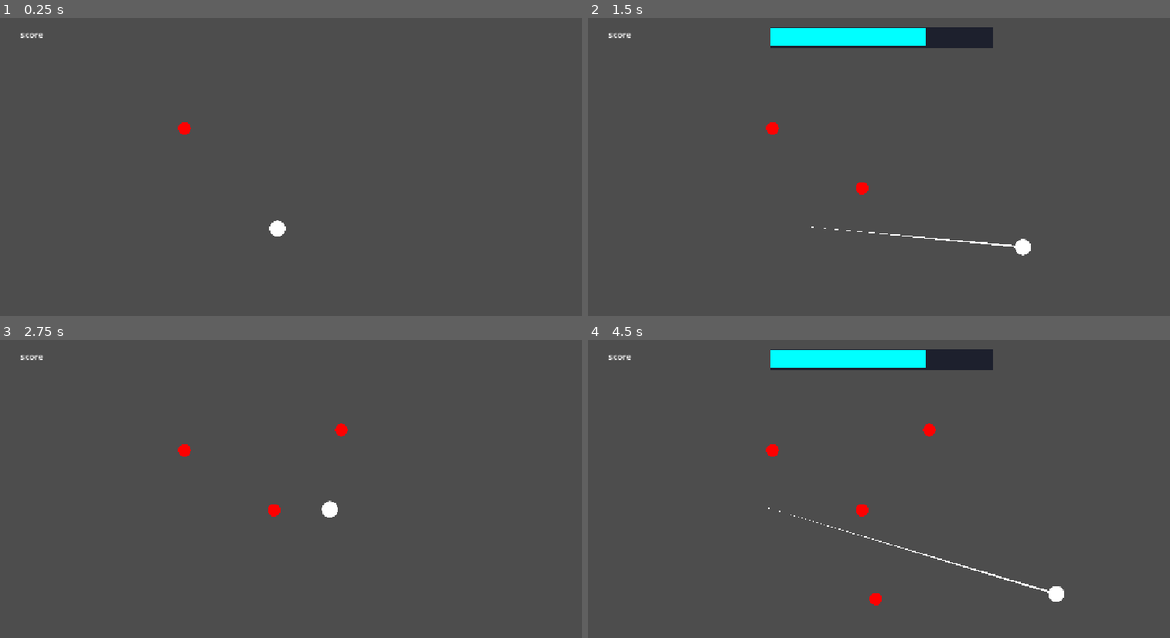
Above: before the commit, frames 1-4 (two rows, left to right).
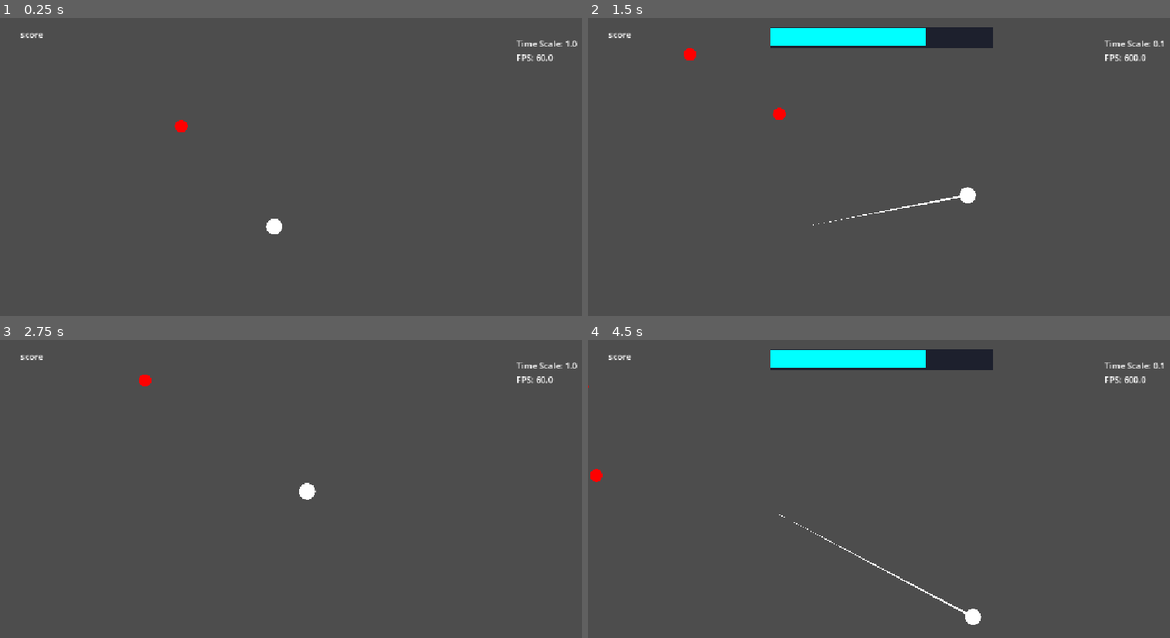
Above: after the commit, the same moments.

Repository: codecooker1/Dash-
Game: Godot game, scene res://Base.tscn
Same seed, same stepped clock (60 frames per second), same inputs: the game is played once before the commit and once after it.
Inputs (mouse positions are in pixels of both pictures, inside the frame that each line leads up to):
- Up to frame 1 (0.25 s): no input
- Up to frame 2 (1.5 s): tap Enter at 0.5 s; move the mouse to (1030, 172) at 0.52 s; hold Right 0.53-1.25 s; click (1030, 172) at 0.6 s; drag from (774, 208) to (867, 262) at 1.27 s
- Up to frame 3 (2.75 s): move the mouse to (372, 438) at 2.02 s; hold Right from 2.03 s (still down); tap Alt at 2.1 s; click (372, 438) at 2.3 s
- Up to frame 4 (4.5 s): release Right at 2.75 s; drag from (867, 584) to (931, 429) at 2.77 s; move the mouse to (1082, 566) at 3.52 s; hold Left 3.53-4.25 s; click (1082, 566) at 3.6 s; drag from (710, 462) to (873, 599) at 4.27 s

The runs differ from the first frame. In frame 1, 0.3% of the frame differs, in the area x 30-100%, y 7-74%; in frame 2, 1.0%; in frame 3, 0.7%; in frame 4, 1.1%, in the area x 0-99%, y 7-96%.

Commit message:
basic movement

Diff:
--- a/Base.tscn
+++ b/Base.tscn
@@ -7,13 +7,18 @@
 
 [node name="Node2D" type="Node2D" unique_id=2000992828]
 
-[node name="Player" parent="." unique_id=1071272582 instance=ExtResource("1_nfj5t")]
+[node name="Player" parent="." unique_id=1071272582 groups=["player"] instance=ExtResource("1_nfj5t")]
 position = Vector2(525, 369)
 
-[node name="Camera2D" type="Camera2D" parent="." unique_id=2094122502]
-position = Vector2(584, 333)
+[node name="Camera2D" type="Camera2D" parent="Player" unique_id=2094122502]
+position = Vector2(59, -36)
+position_smoothing_enabled = true
+drag_horizontal_enabled = true
+drag_vertical_enabled = true
+drag_horizontal_offset = 0.07
+drag_vertical_offset = 0.07
 
-[node name="Node2D" type="Node2D" parent="Camera2D" unique_id=502946458]
+[node name="Node2D" type="Node2D" parent="Player/Camera2D" unique_id=502946458]
 script = ExtResource("2_b56jl")
 enemy_scene = ExtResource("3_i812h")
 
@@ -40,3 +45,15 @@
 offset_right = 754.0
 offset_bottom = 52.0
 color = Color(0.8376483, 0.34595037, 0.6692122, 1)
+
+[node name="Debug" type="Label" parent="UI" unique_id=533274316]
+anchors_preset = -1
+anchor_left = 1.0
+anchor_right = 1.0
+offset_left = -190.0
+offset_top = 36.0
+offset_right = -30.0
+offset_bottom = 77.0
+
+[connection signal="aim_meter_updated" from="Player" to="UI" method="_on_player_aim_meter_updated"]
+[connection signal="score_updated" from="Player" to="UI" method="_on_player_score_updated"]
--- a/Enemy.tscn
+++ b/Enemy.tscn
@@ -19,3 +19,5 @@
 
 [node name="VisibleOnScreenNotifier2D" type="VisibleOnScreenNotifier2D" parent="." unique_id=1856147750]
 rect = Rect2(-3, -3, 6, 6)
+
+[connection signal="body_entered" from="." to="." method="_on_body_entered"]
--- a/enemy.gd
+++ b/enemy.gd
@@ -5,9 +5,9 @@
 	if body.is_in_group("player"):
 		body.on_enemy_destroyed()
 
-		var old_scale = Engine.time_scale
-		Engine.time_scale = 0.05
-		await get_tree().create_timer(0.04, true, false, true).timeout
-		Engine.time_scale = old_scale
+		#var old_scale = Engine.time_scale
+		#Engine.time_scale = 0.05
+		#await get_tree().create_timer(0.04, true, false, true).timeout
+		#Engine.time_scale = old_scale
 
 		queue_free()
--- a/game_ui.gd
+++ /dev/null
@@ -1,11 +0,0 @@
-extends Control
-
-
-# Called when the node enters the scene tree for the first time.
-func _ready() -> void:
-	pass # Replace with function body.
-
-
-# Called every frame. 'delta' is the elapsed time since the previous frame.
-func _process(delta: float) -> void:
-	pass
--- a/player.gd
+++ b/player.gd
@@ -3,10 +3,12 @@
 signal score_updated(new_score)
 signal aim_meter_updated(progress_ratio)
 
-const DASH_SPEED = 1400.0
+const DASH_SPEED = 1500.0
 const DASH_DURATION = 0.15
+const DASH_DAMPING = 6
 const UPWARD_BOOST = -380.0
 const MAX_AIM_TIME_REAL = 0.5
+const MAX_DRAG_DIST = 300.0
 
 var is_dashing = false
 var is_aiming = false
@@ -18,14 +20,23 @@
 var gravity = ProjectSettings.get_setting("physics/2d/default_gravity")
 
 @onready var aim_line = $AimLine
+@onready var debug = $"../UI/Debug"
+@onready var sprite = $Sprite2D
 
-func _physics_process(delta):
+var base_scale:Vector2 = Vector2(0.314, 0.314)
+
+#func _ready() -> void:
+	#base_scale = sprite.transform.scale
+
+
+func _physics_process(delta:Variant) -> void:
 	var real_delta = delta / max(Engine.time_scale, 0.01)
+	debug.text = "Time Scale: " + str(Engine.time_scale) + "\n" + "FPS: " + str(1/delta)
 
 	can_dash = true
 
 	if is_aiming:
-		velocity = Vector2.ZERO
+		#velocity = Vector2.ZERO
 		aim_timer -= real_delta
 		aim_meter_updated.emit(aim_timer / MAX_AIM_TIME_REAL)
 
@@ -37,9 +48,9 @@
 
 	elif is_dashing:
 		dash_timer -= delta
+		velocity = velocity.lerp(Vector2.ZERO, DASH_DAMPING * delta)
 		if dash_timer <= 0.0:
 			is_dashing = false
-			velocity *= 0.25
 
 	else:
 		velocity.y += gravity * delta
@@ -49,22 +60,48 @@
 
 	move_and_slide()
 
+	#if velocity.length() > 50:
+		#sprite.rotation = velocity.angle()
+#
+		#var stretch_factor = velocity.length() / DASH_SPEED
+		#sprite.scale.x = base_scale.x * (1.0 + stretch_factor * 0.5)
+		#sprite.scale.y = base_scale.y / (1.0 + stretch_factor * 0.5)
+	#else:
+		#sprite.rotation = lerp_angle(sprite.rotation, 0.0, 10.0 * delta)
+		#sprite.scale = sprite.scale.lerp(Vector2(1, 1), 10.0 * delta)
+
 func start_aiming():
 	is_aiming = true
 	aim_line.visible = true
 	aim_timer = MAX_AIM_TIME_REAL
+
 	Engine.time_scale = 0.1
+
+	#var tween = create_tween()
+	#tween.tween_property(Engine, "time_scale", 0.1, 0.2).set_trans(Tween.TRANS_SINE)
+
 
 func execute_dash():
 	is_aiming = false
 	aim_line.visible = false
+
 	Engine.time_scale = 1.0
+
+	#var tween = create_tween()
+	#tween.tween_property(Engine, "time_scale", 1.0, 0.002).set_trans(Tween.TRANS_SINE)
 
 	aim_meter_updated.emit(0.0)
 
 	var mouse_pos = get_global_mouse_position()
-	var dash_direction = (mouse_pos - global_position).normalized()
-	velocity = dash_direction * DASH_SPEED
+	var dash_target = mouse_pos - global_position
+
+	var distance = dash_target.length()
+	var dash_direction = dash_target.normalized()
+
+	var drag_factor = clamp(distance / MAX_DRAG_DIST, 0.0, 1.0)
+
+
+	velocity = dash_direction * DASH_SPEED * drag_factor
 
 	is_dashing = true
 	can_dash = false
--- a/ui.gd
+++ b/ui.gd
@@ -13,14 +13,10 @@
 	meter_bg.visible = false
 
 	if player:
-		player.score_updated.connect(_on_score_updated)
-		player.aim_meter_updated.connect(_on_meter_updated)
+		player.score_updated.connect(_on_player_score_updated)
+		player.aim_meter_updated.connect(_on_player_aim_meter_updated)
 
-
-func _on_score_updated(new_score):
-	score_label.text = "SCORE: " + str(new_score)
-
-func _on_meter_updated(ratio):
+func _on_player_aim_meter_updated(ratio:Variant) -> void:
 	if ratio > 0:
 		meter_bg.visible = true
 		meter_fill.size.x = original_meter_width * ratio
@@ -31,3 +27,7 @@
 	else:
 		meter_bg.visible = false
 		meter_fill.size.x = 0
+
+
+func _on_player_score_updated(new_score: Variant) -> void:
+	score_label.text = "SCORE: " + str(new_score)
Not shown, removed: game_ui.gd.uid
